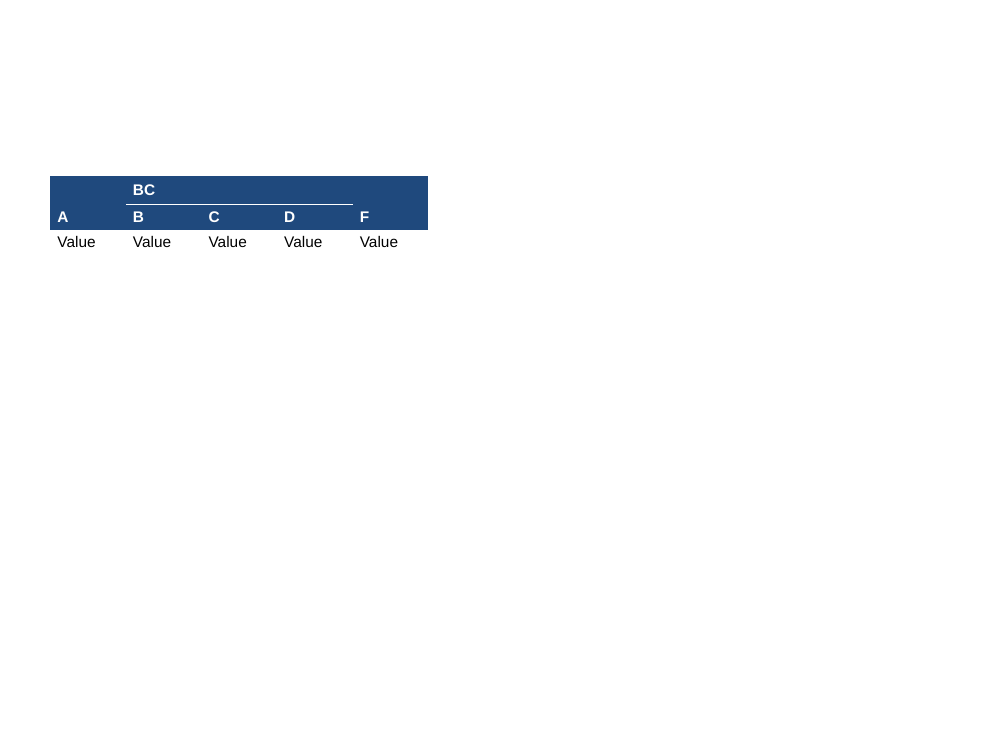
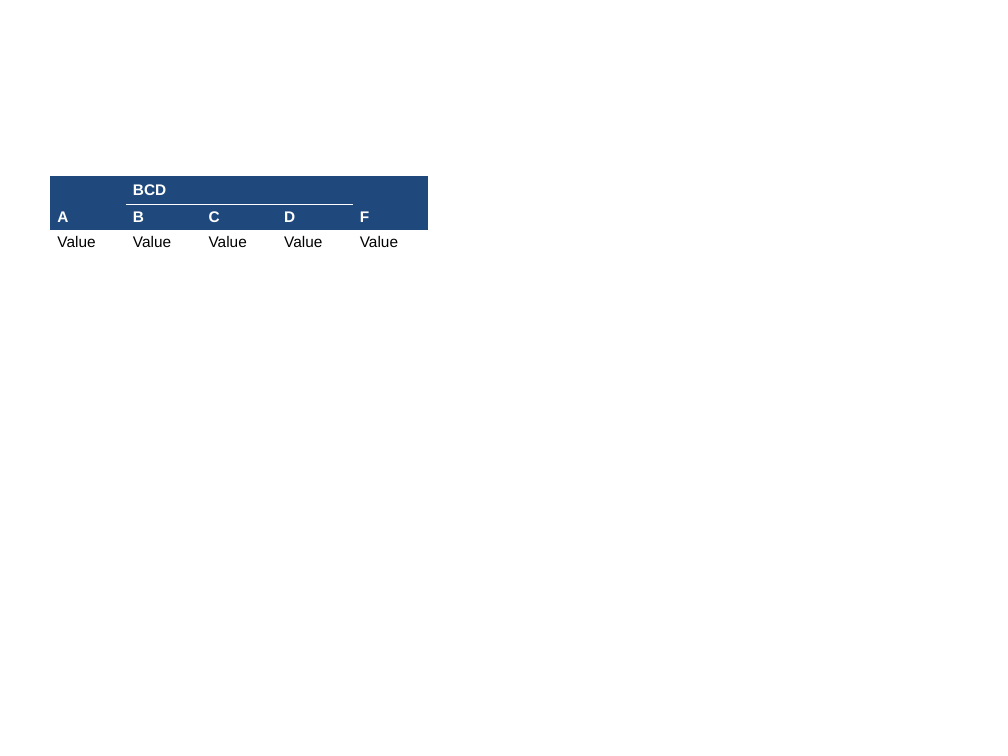
Before and after one commit to AngelFelizR/r-notes, a slide deck: slide 1 of 07 Reporting/problem_example.pptx. Drawn at 1008x756 pixels with LibreOffice and Linux fonts; fonts in the diff are those of the drawing. Boxes give left, top, right and bottom in pixels: in the first picture for what was removed or moved away, otherwise in the second. Text is boxed around its words. In the diff, an @@ line names an element or a change of style, - is before the commit and + after.

```diff
--- a/07 Reporting/problem_example.pptx
+++ b/07 Reporting/problem_example.pptx
@@ table at (50,176,428,675) @@
-row 1, column 2: BC
+row 1, column 2: BCD
```
Also in this commit, not shown: 8 other files.
